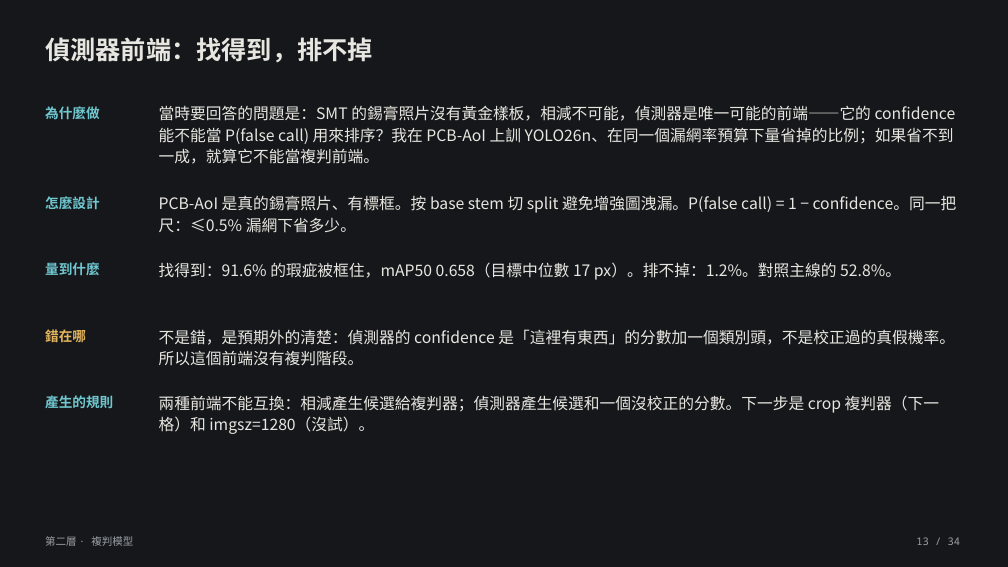
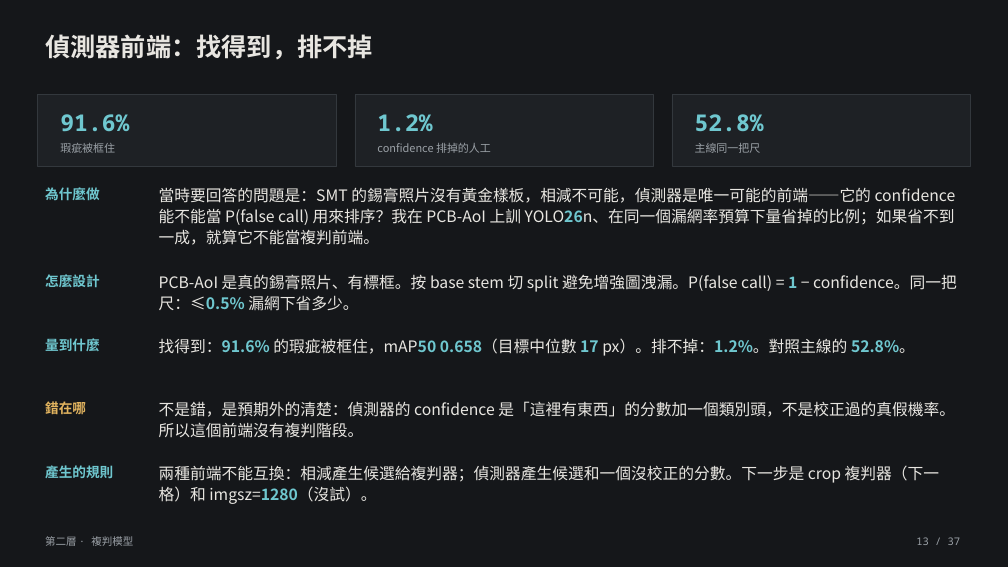
Before and after one commit to lin891020/aoi-agent, a slide deck: slide 13 of docs/deck/aoi-agent-journey.zh-TW.pptx. Drawn at 1008x567 pixels with LibreOffice and Linux fonts; fonts in the diff are those of the drawing. Boxes give left, top, right and bottom in pixels: in the first picture for what was removed or moved away, otherwise in the second. Text is boxed around its words. In the diff, an @@ line names an element or a change of style, - is before the commit and + after.

```diff
--- a/docs/deck/aoi-agent-journey.zh-TW.pptx
+++ b/docs/deck/aoi-agent-journey.zh-TW.pptx
@@ rectangle added at box(38, 95, 336, 166), fill #1E2125, outline #33383D 0.75 pt @@
@@ text added at box(60, 114, 129, 131), 22 pt, text #6FC7CF, bold @@
+91.6%
@@ rectangle added at box(355, 95, 653, 166), fill #1E2125, outline #33383D 0.75 pt @@
@@ text added at box(377, 114, 432, 131), 22 pt, text #6FC7CF, bold @@
+1.2%
@@ rectangle added at box(672, 95, 970, 166), fill #1E2125, outline #33383D 0.75 pt @@
@@ text added at box(695, 114, 764, 131), 22 pt, text #6FC7CF, bold @@
+52.8%
@@ text added at box(60, 143, 115, 153), 10.5 pt, text #9AA0A6 @@
+瑕疵被框住
@@ text added at box(377, 143, 491, 153), 10.5 pt, text #9AA0A6 @@
+confidence 排掉的人工
@@ text added at box(695, 143, 761, 153), 10.5 pt, text #9AA0A6 @@
+主線同一把尺
@@ 4 texts: place and size @@
-4 texts at box(45, 105, 957, 233)
+4 texts at box(45, 187, 957, 311)
@@ text "當時要回答的問題是：SMT 的錫膏照片沒有黃金樣板，相減不可能，偵測器是唯一可能的前端——它的 confidence 能 ..." at box(159, 187, 956, 245): text colour #E8E6E1 to #6FC7CF, bold on in "YOLO26n、在同一個漏網率預算下量省掉的比例；如果省不到一成，就算它不能當複判前端。" @@
@@ text "PCB-AoI 是真的錫膏照片、有標框。按 base stem 切 ..." at box(159, 274, 957, 311): text colour #E8E6E1 to #6FC7CF, bold on in "1 confidence。同一把尺：≤0.5%" @@
@@ 4 texts: place and size @@
-4 texts at box(45, 262, 955, 366)
+4 texts at box(45, 338, 955, 438)
@@ text "找得到：91.6% 的瑕疵被框住，mAP50 0.658（目標中位數 17 px）。排不掉：1.2%。對照主線的 ..." at box(159, 338, 915, 356): text colour #E8E6E1 to #6FC7CF, bold on in "找得到：91.6% 的瑕疵被框住，mAP50 0.658（目標中位數 17 px）。排不掉：1.2%。對照主線的 52. ..." @@
@@ text "產生的規則": place and size @@
-text "產生的規則" at box(45, 395, 113, 408)
+text "產生的規則" at box(45, 465, 113, 478)
@@ text "兩種前端不能互換：相減產生候選給複判器；偵測器產生候選和一個沒校正的分數。下一步是 crop 複判器（下一格）和 img ...": place and size @@
-text "兩種前端不能互換：相減產生候選給複判器；偵測器產生候選和一個沒校正的分數。下一步是 crop 複判器（下一格）和 img ..." at box(159, 395, 939, 434)
+text "兩種前端不能互換：相減產生候選給複判器；偵測器產生候選和一個沒校正的分數。下一步是 crop 複判器（下一格）和 img ..." at box(159, 465, 939, 504)
@@ text "兩種前端不能互換：相減產生候選給複判器；偵測器產生候選和一個沒校正的分數。下一步是 crop 複判器（下一格）和 img ..." at box(159, 465, 939, 504): text colour #E8E6E1 to #6FC7CF, bold on in "imgsz=1280（沒試）。" @@
@@ text at box(916, 537, 961, 545): text changed @@
-13 / 34
+13 / 37
```
Also in this commit, not shown: 33 other slides changed, 3 slides added, 9 other files.
